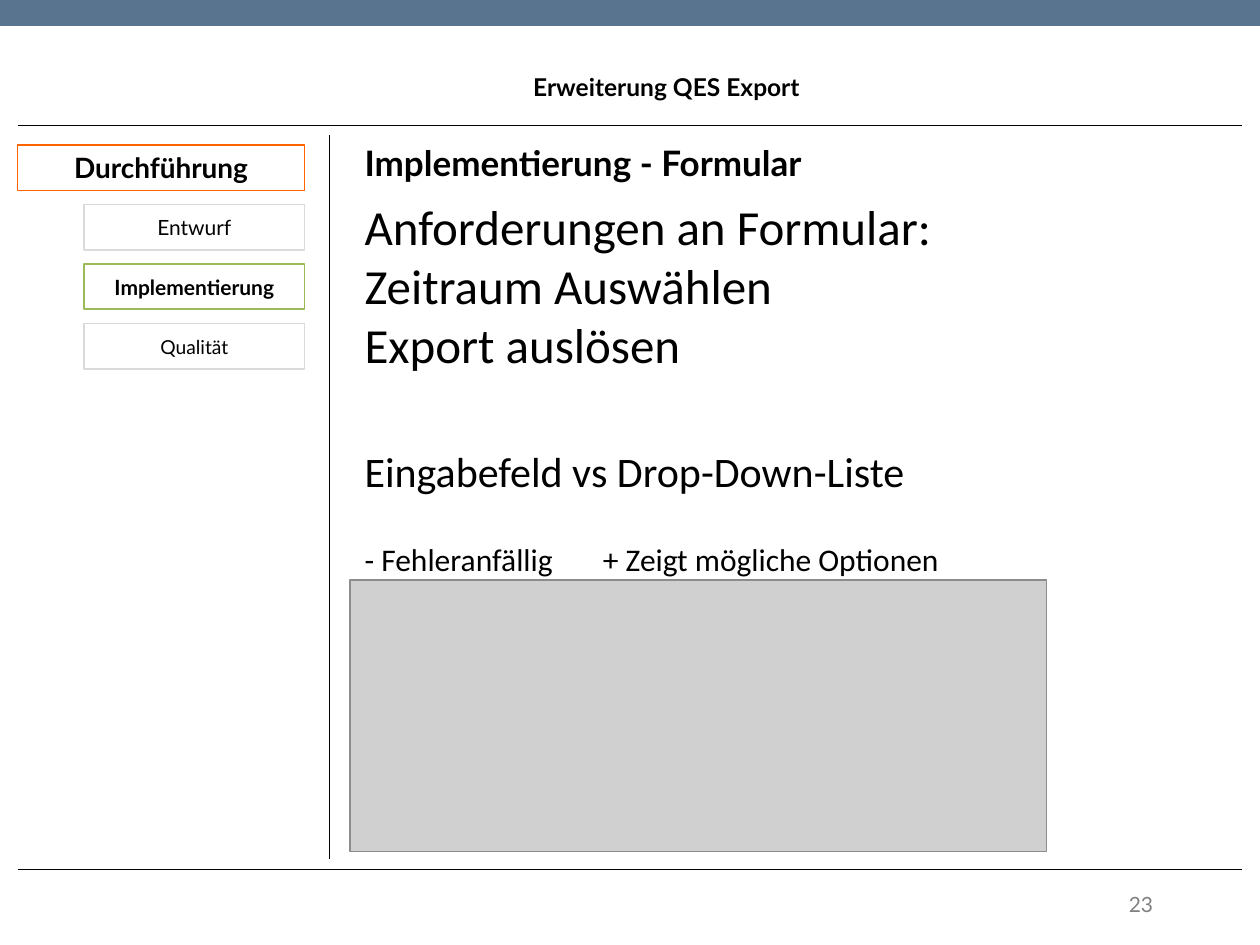
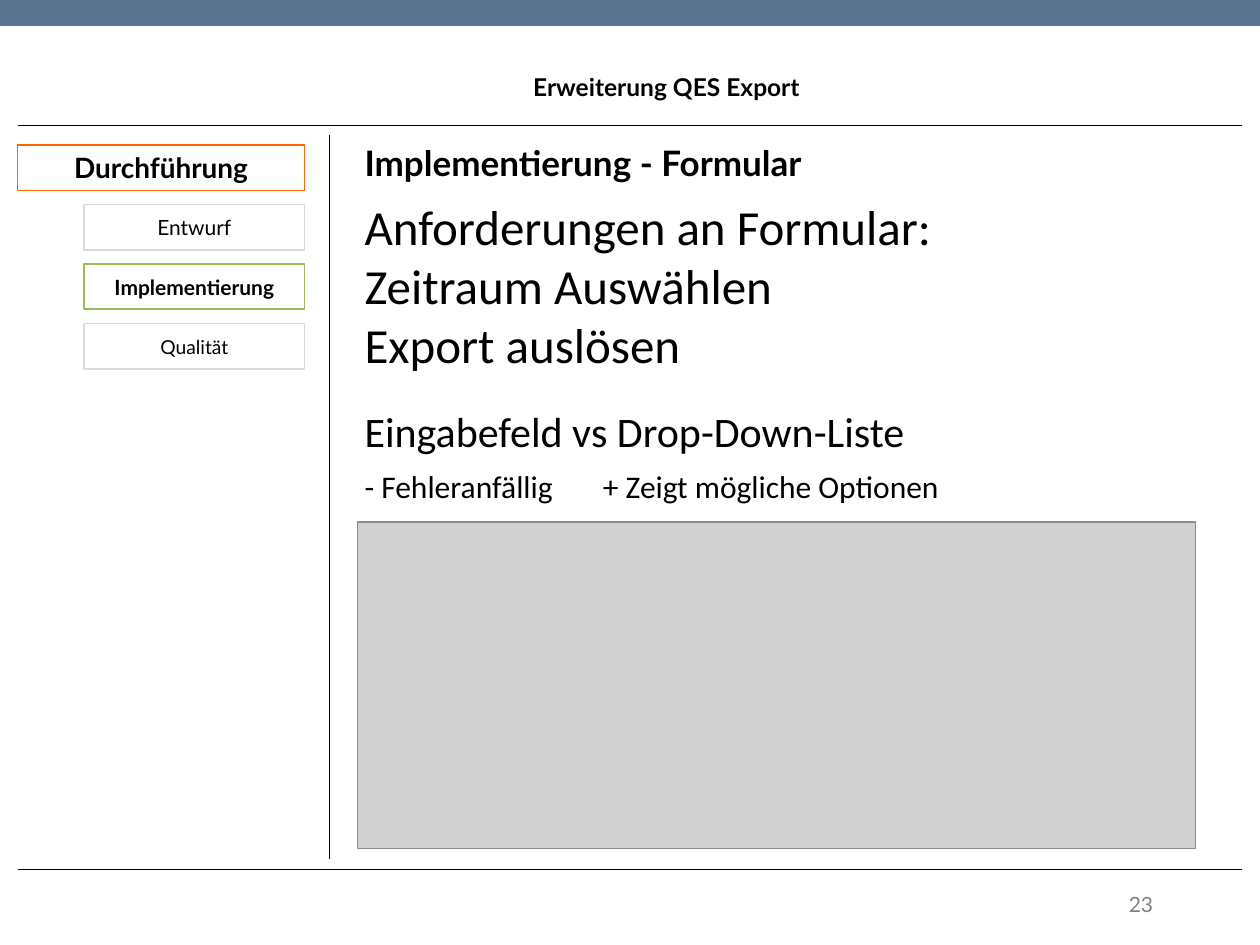
Before and after one commit to TwoHorus/dbExelExportLaravel, a slide deck: slide 23 of DOC/Fachgespraech.pptx. Drawn at 1260x945 pixels with LibreOffice and Linux fonts; fonts in the diff are those of the drawing; grey boxes stand for pictures; background and template pictures are left out. Boxes give left, top, right and bottom in pixels: in the first picture for what was removed or moved away, otherwise in the second. Text is boxed around its words. In the diff, an @@ line names an element or a change of style, - is before the commit and + after.

```diff
--- a/DOC/Fachgespraech.pptx
+++ b/DOC/Fachgespraech.pptx
@@ text "Eingabefeld vs Drop-Down-Liste": place and size @@
-text "Eingabefeld vs Drop-Down-Liste" at bbox=[365, 457, 904, 495]
+text "Eingabefeld vs Drop-Down-Liste" at bbox=[365, 417, 904, 455]
@@ text "- Fehleranfällig": place and size @@
-text "- Fehleranfällig" at bbox=[381, 549, 552, 577]
+text "- Fehleranfällig" at bbox=[381, 476, 552, 504]
@@ text "+ Zeigt mögliche Optionen": place and size @@
-text "+ Zeigt mögliche Optionen" at bbox=[626, 549, 938, 577]
+text "+ Zeigt mögliche Optionen" at bbox=[626, 476, 938, 504]
@@ picture: place and size @@
-picture at bbox=[350, 580, 1047, 850]
+picture at bbox=[358, 522, 1196, 848]
```
Also in this commit, not shown: 13 other slides changed, 1 slide added, 1 slide removed, 1 other file.
